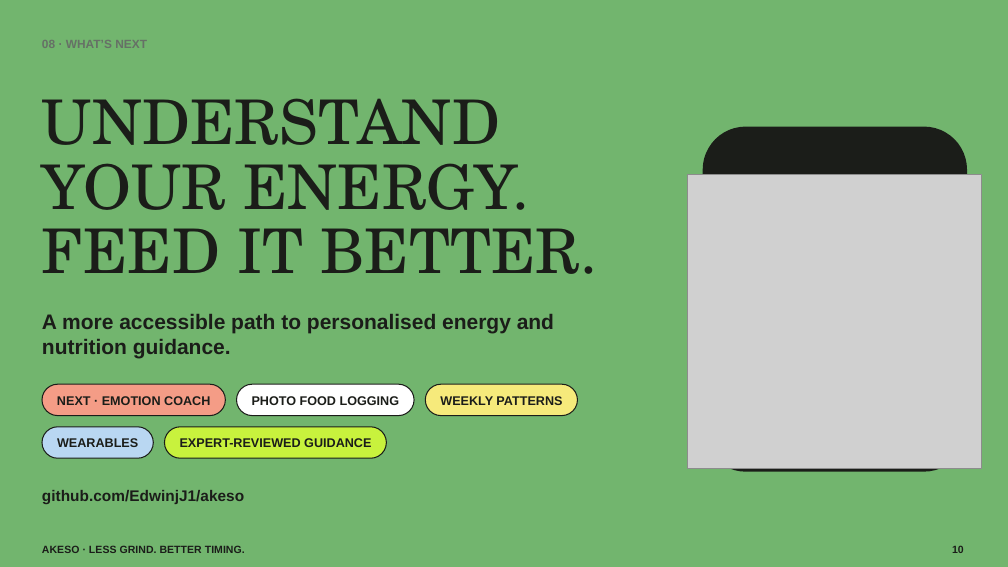
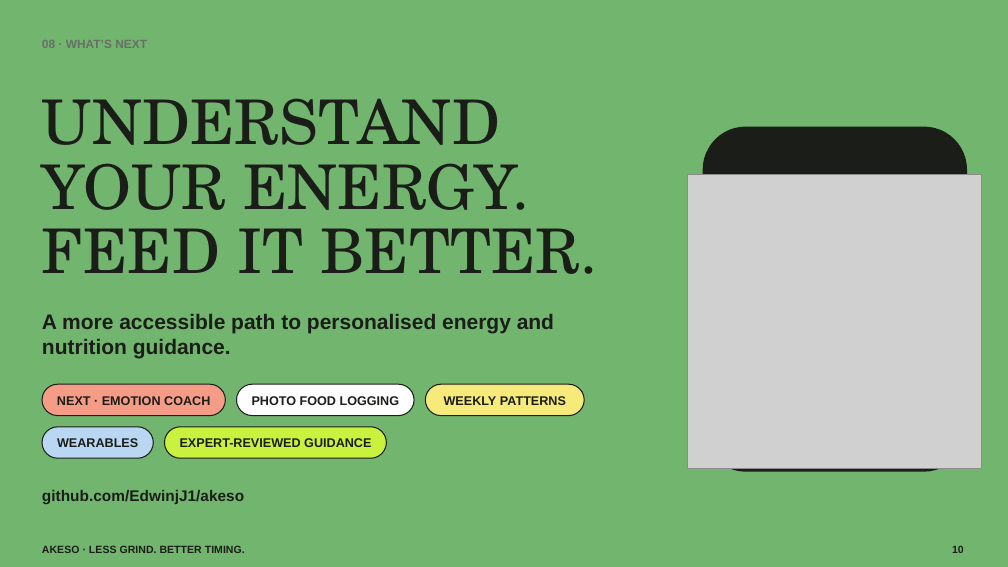
Before and after one commit to EdwinjJ1/akeso, a slide deck: slide 11 of pitch/Akeso-ICON-Lyra-Pitch-Revised.pptx. Drawn at 1008x567 pixels with LibreOffice and Linux fonts; fonts in the diff are those of the drawing; grey boxes stand for pictures. Boxes give left, top, right and bottom in pixels: in the first picture for what was removed or moved away, otherwise in the second. Text is boxed around its words. In the diff, an @@ line names an element or a change of style, - is before the commit and + after.

```diff
--- a/pitch/Akeso-ICON-Lyra-Pitch-Revised.pptx
+++ b/pitch/Akeso-ICON-Lyra-Pitch-Revised.pptx
@@ rounded rectangle: place and size @@
-rounded rectangle at [425,384,578,415]
+rounded rectangle at [425,384,585,415]
@@ text "WEEKLY PATTERNS" at [444,396,566,405]: alignment left to centre @@
```
Also in this commit, not shown: 4 other slides changed, 19 other files.
